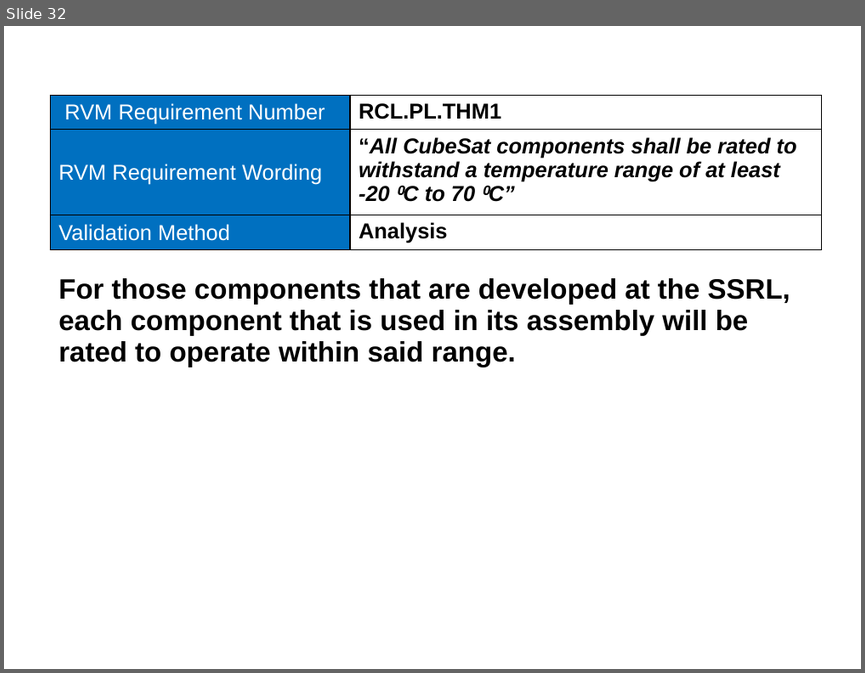
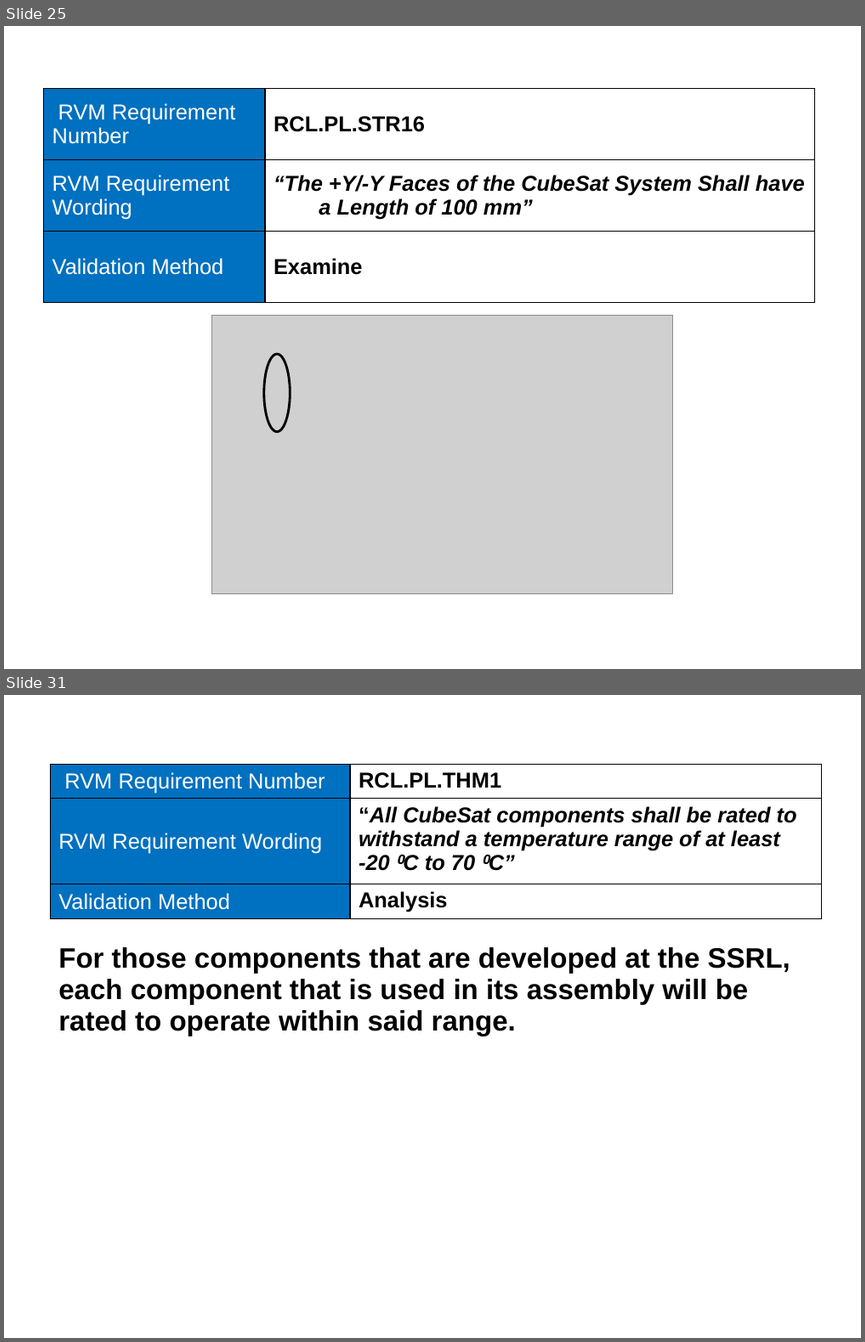
Before and after one commit to RascalSeniorDesign/Preliminary-Design, a slide deck: CMQA/Presentations/SRR Presentation.pptx. Shown one above the other, each under a label of ours: slide 32 before the commit, slides 25 and 31 after it; the slides between them are not shown. The pictures are 865x673 and 865x1342 pixels, drawn with LibreOffice and Linux fonts; fonts in the diff are those of the drawing; grey boxes stand for pictures; background and template pictures are left out. Boxes give left, top, right and bottom in pixels: in the first picture for what was removed or moved away, otherwise in the second. Text is boxed around its words. In the diff, an @@ line names an element or a change of style, - is before the commit and + after.

```diff
--- a/CMQA/Presentations/SRR Presentation.pptx
+++ b/CMQA/Presentations/SRR Presentation.pptx
@@ slide 25 added at [4,26,861,669], background picture (left out) @@
@@ table added at [44,88,815,303], 3 rows, 2 columns @@
+RVM Requirement Number | RCL.PL.STR16
+RVM Requirement Wording | “The +Y/-Y Faces of the CubeSat System Shall have a Length of 100 mm”
+Validation Method | Examine
@@ picture added at [212,315,673,594] @@
@@ ellipse added at [264,354,290,431], outline #000000 2.25 pt @@
@@ what was slide 32 is now slide 31 @@
```
Also in this commit, not shown: 4 slides changed, 8 other slides added, 11 slides removed.
